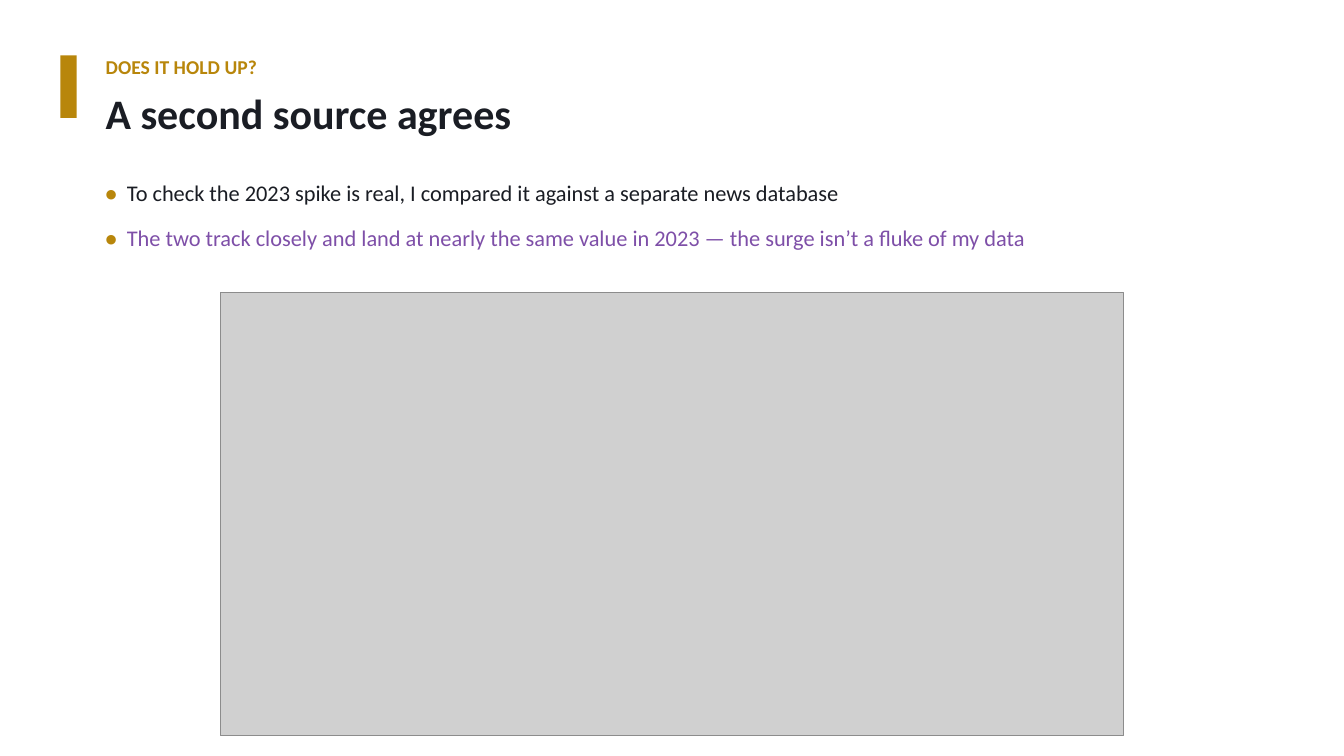
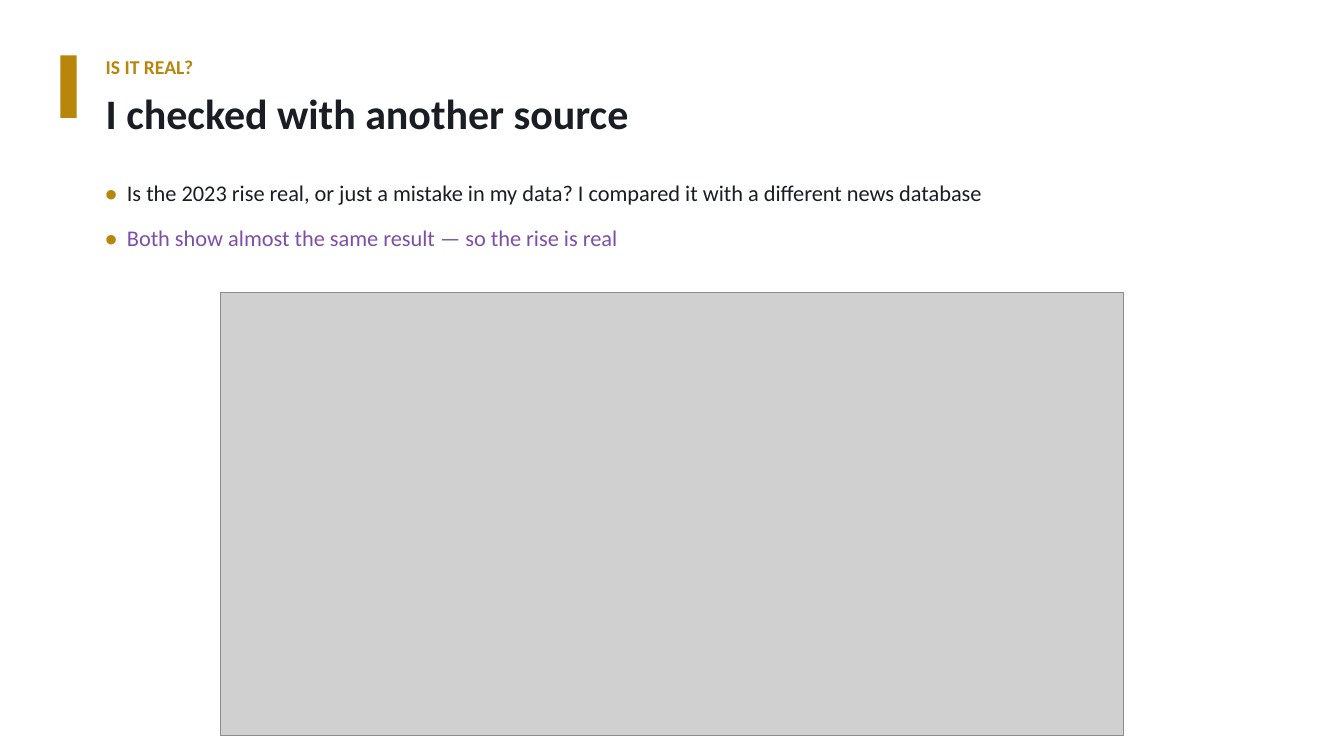
Before and after one commit to Potchara1411/Digital-history-project, a slide deck: slide 6 of ai_discourse_4min.pptx. Drawn at 1344x756 pixels with LibreOffice and Linux fonts; fonts in the diff are those of the drawing; grey boxes stand for pictures. Boxes give left, top, right and bottom in pixels: in the first picture for what was removed or moved away, otherwise in the second. Text is boxed around its words. In the diff, an @@ line names an element or a change of style, - is before the commit and + after.

```diff
--- a/ai_discourse_4min.pptx
+++ b/ai_discourse_4min.pptx
@@ text at box(106, 60, 193, 74): text changed @@
-DOES IT HOLD UP?
+IS IT REAL?
@@ text at box(106, 99, 629, 130): text changed @@
-A second source agrees
+I checked with another source
@@ text at box(127, 185, 981, 246): text changed; text colour #7E4FA8 to #1A1D24 @@
-• To check the 2023 spike is real, I compared it against a separate news database
-• The two track closely and land at nearly the same value in 2023 — the surge isn’t a fluke of my data
+• Is the 2023 rise real, or just a mistake in my data? I compared it with a different news database
+• Both show almost the same result — so the rise is real
```
Also in this commit, not shown: 6 other slides changed, 2 other files.
